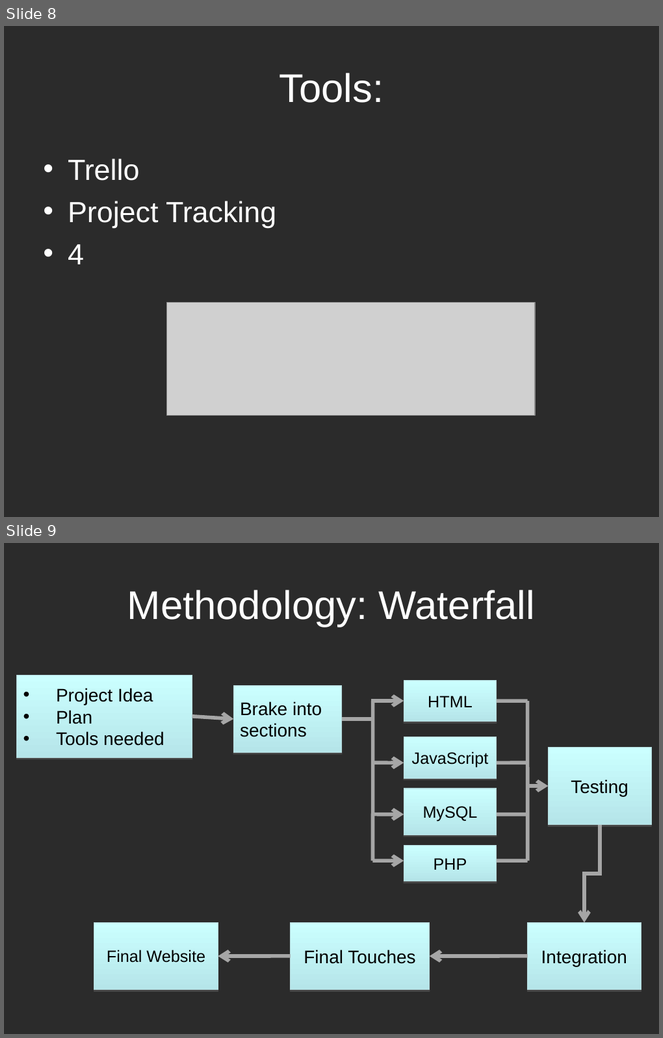
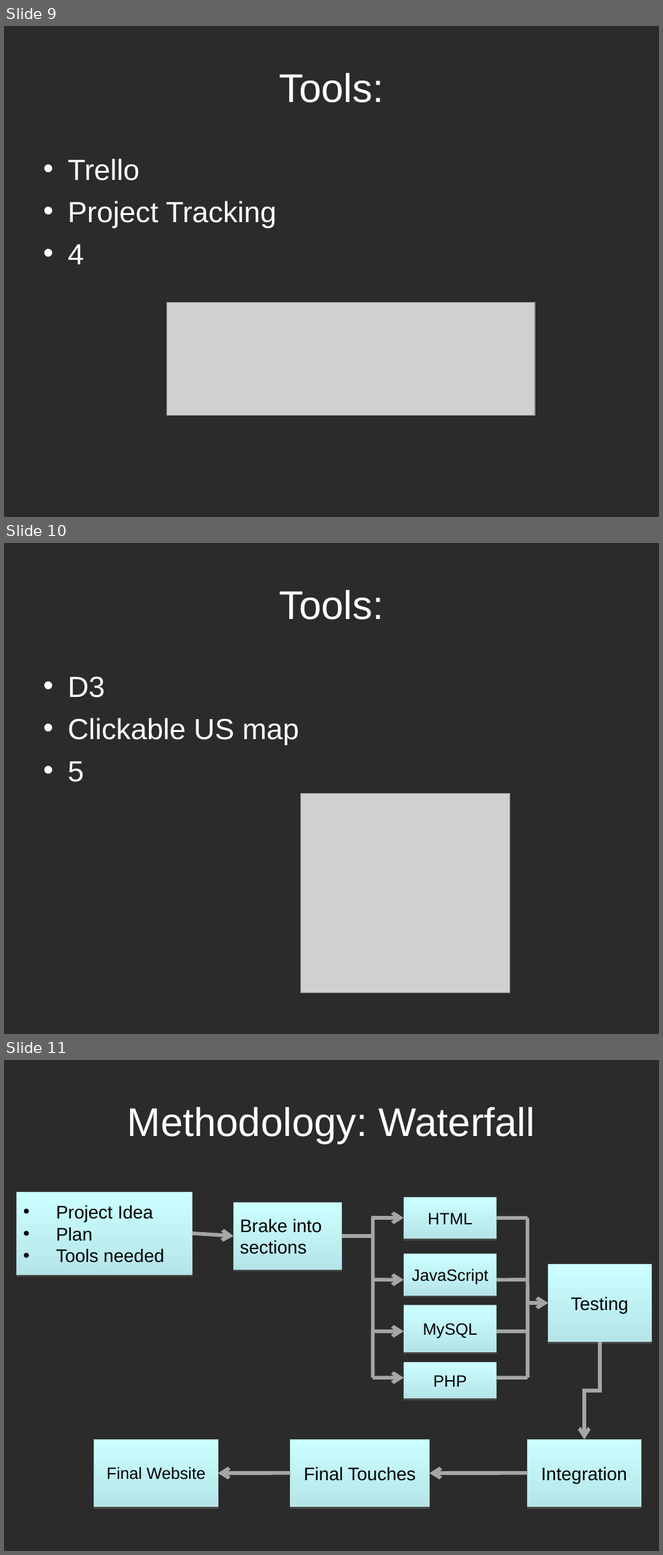
Before and after one commit to leif-waldner/Software3308-Group1, a slide deck: FinalSubmission/ProjectFinal/GeoReport_Part5.ppt. Shown one above the other, each under a label of ours: slides 8 and 9 before the commit, slides 9, 10 and 11 after it. The pictures are 663x1038 and 663x1555 pixels, drawn with LibreOffice and Linux fonts; fonts in the diff are those of the drawing; grey boxes stand for pictures; background and template pictures are left out; a plain dark background stands for a picture behind light text. Boxes give left, top, right and bottom in pixels: in the first picture for what was removed or moved away, otherwise in the second. Text is boxed around its words. In the diff, an @@ line names an element or a change of style, - is before the commit and + after.

```diff
--- a/FinalSubmission/ProjectFinal/GeoReport_Part5.ppt
+++ b/FinalSubmission/ProjectFinal/GeoReport_Part5.ppt
@@ slide 10 added at (4,543,659,1034), background picture (left out) @@
@@ title added at (279,590,384,620), 44 pt, text #FFFFFF @@
+Tools:
@@ text added at (68,676,299,782), 32 pt, text #FFFFFF @@
+• D3
+• Clickable US map
+• 5
@@ picture added at (301,794,510,993) @@
@@ what was slide 8 is now slide 9 @@
@@ what was slide 9 is now slide 11 @@
```
Also in this commit, not shown: 1 slide changed, 1 other slide added, 1 slide removed.
